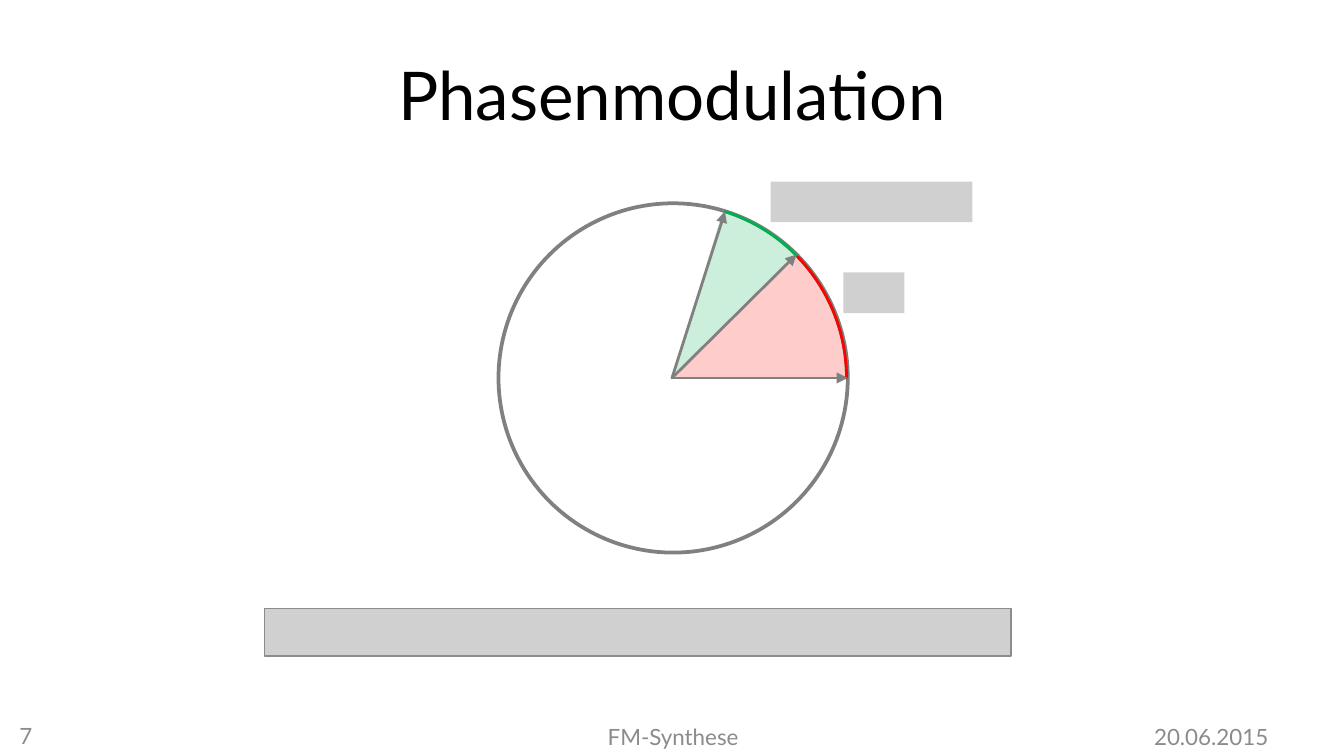
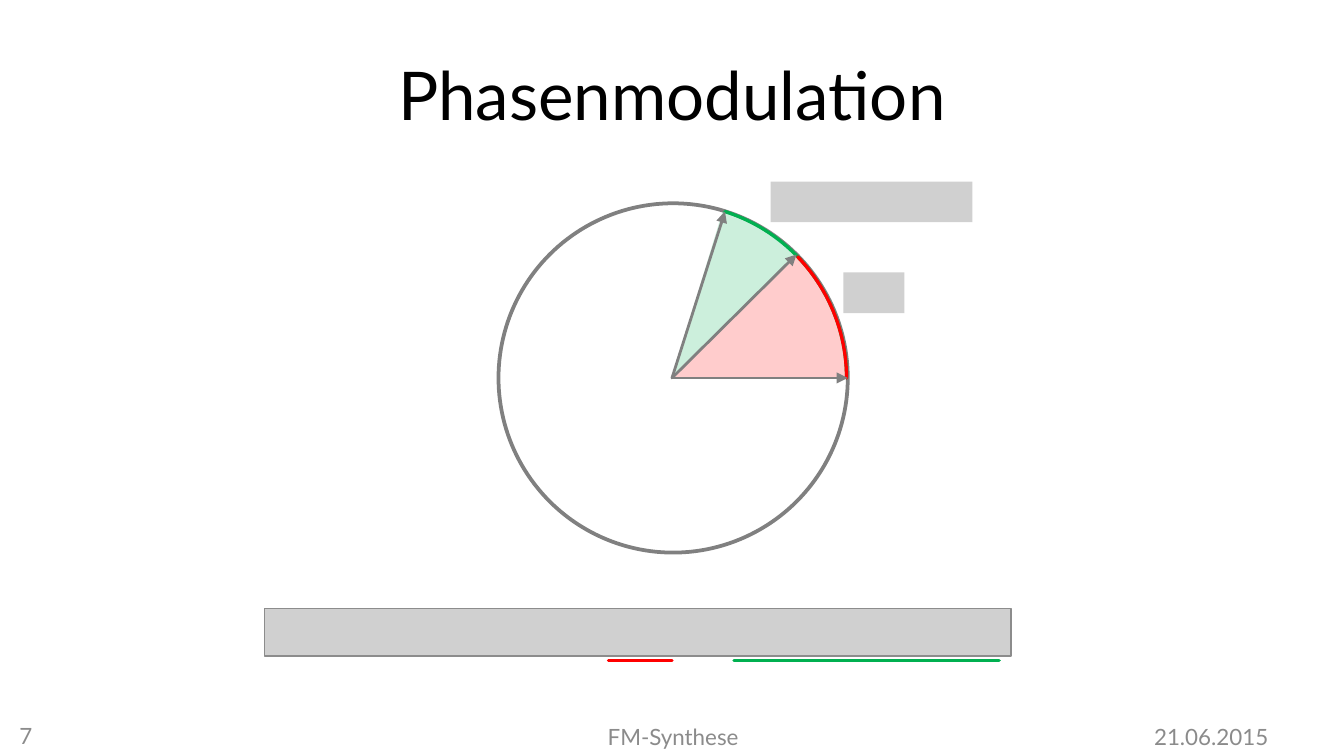
Before and after one commit to MBulli/VSeminar, a slide deck: slide 7 of Praesentation/FMSynthese-Markus.pptx. Drawn at 1344x756 pixels with LibreOffice and Linux fonts; fonts in the diff are those of the drawing; grey boxes stand for pictures; background and template pictures are left out. Boxes give left, top, right and bottom in pixels: in the first picture for what was removed or moved away, otherwise in the second. Text is boxed around its words. In the diff, an @@ line names an element or a change of style, - is before the commit and + after.

```diff
--- a/Praesentation/FMSynthese-Markus.pptx
+++ b/Praesentation/FMSynthese-Markus.pptx
@@ arc (boxed as its full ellipse) at box(497, 203, 847, 552): outline #00B050 1.5 pt to #00B050 1.75 pt @@
@@ arc (boxed as its full ellipse) at box(497, 203, 847, 552): outline #FF0000 1.5 pt to #FF0000 1.75 pt @@
@@ line added from (609, 660) to (672, 660), #FF0000 1.75 pt @@
@@ line added from (734, 660) to (999, 660), #00B050 1.75 pt @@
@@ text at box(1154, 729, 1268, 745): text changed @@
-20.06.2015
+21.06.2015
```
Also in this commit, not shown: 35 other slides changed, 5 slides added, 32 other files.
